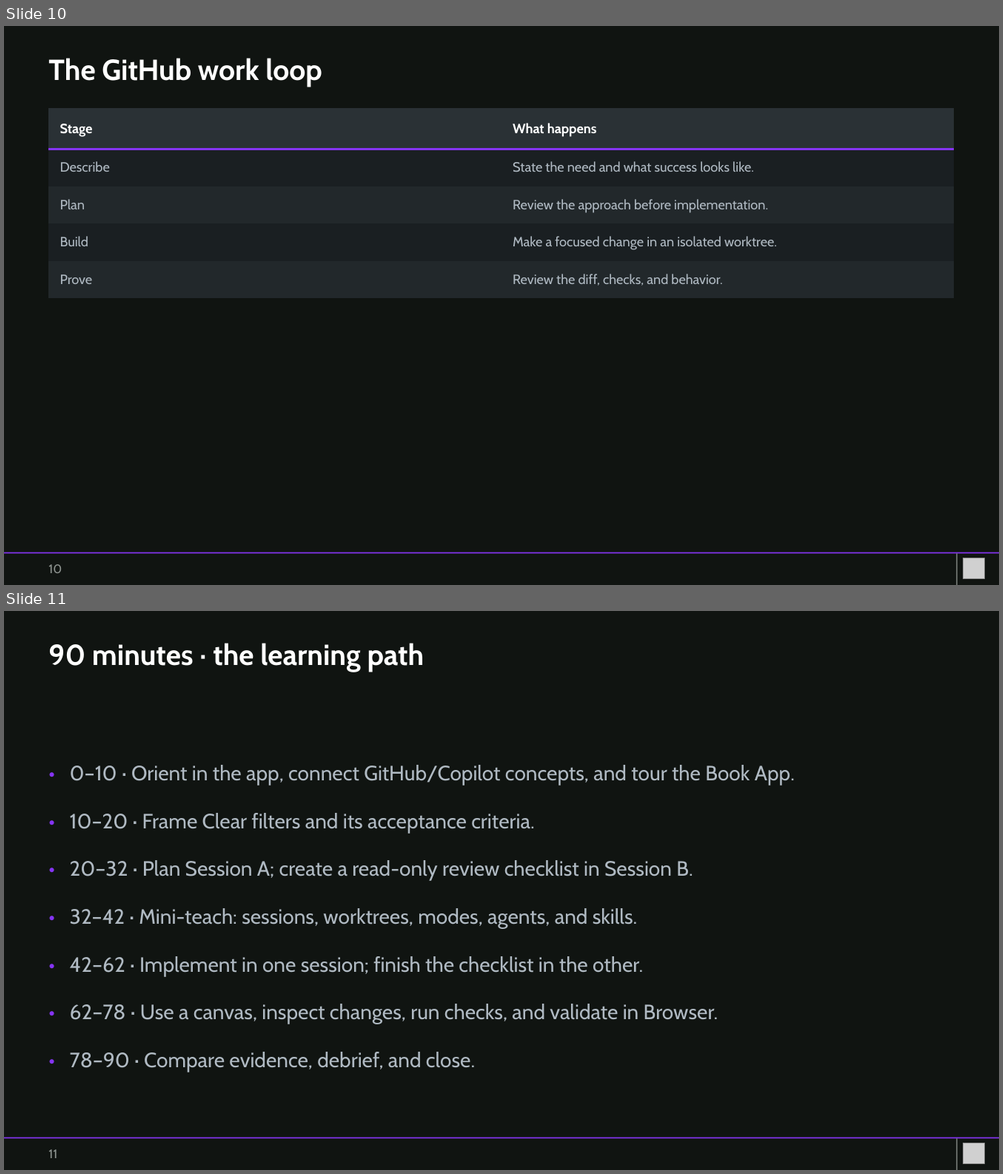
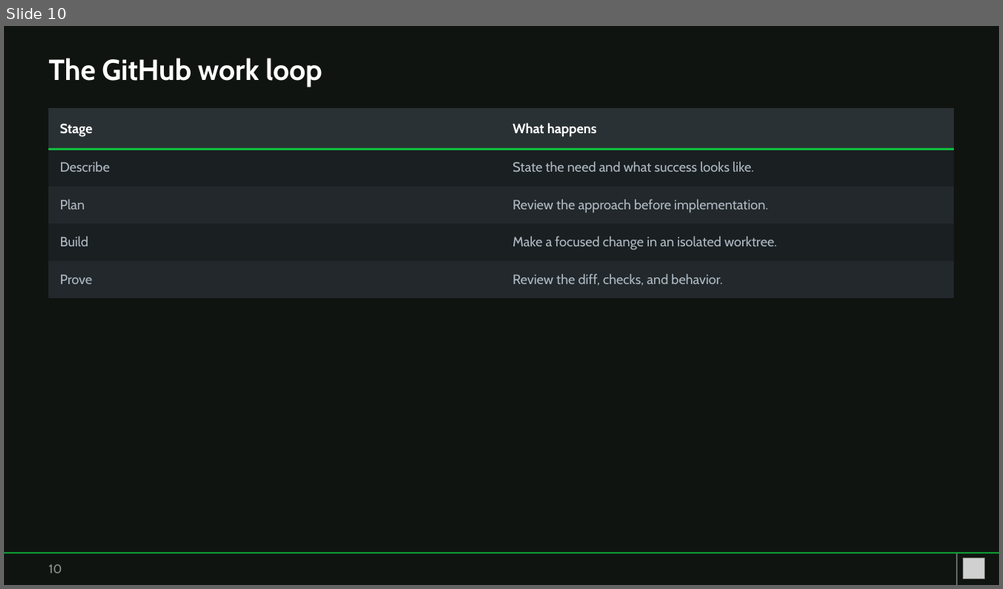
Before and after one commit to YXSSXR-9/copilot-app-for-beginners, a slide deck: workshop/copilot-app-book-app-workshop.pptx. Shown one above the other, each under a label of ours: slides 10 and 11 before the commit, slide 10 after it. The pictures are 1003x1174 and 1003x589 pixels, drawn with LibreOffice and Linux fonts; fonts in the diff are those of the drawing; grey boxes stand for pictures. Boxes give left, top, right and bottom in pixels: in the first picture for what was removed or moved away, otherwise in the second. Text is boxed around its words. In the diff, an @@ line names an element or a change of style, - is before the commit and + after.

```diff
--- a/workshop/copilot-app-book-app-workshop.pptx
+++ b/workshop/copilot-app-book-app-workshop.pptx
@@ slide 11 removed at (4, 611, 999, 1170), background #FFFFFF @@
@@ rectangle removed at (4, 611, 999, 1170) @@
@@ text removed at (48, 643, 424, 672) @@
-90 minutes · the learning path
@@ text removed at (48, 753, 62, 780) @@
-•
@@ text removed at (70, 765, 794, 786) @@
-0–10 · Orient in the app, connect GitHub/Copilot concepts, and tour the Book App.
@@ text removed at (48, 800, 62, 827) @@
-•
@@ text removed at (70, 813, 534, 833) @@
-10–20 · Frame Clear filters and its acceptance criteria.
@@ text removed at (48, 849, 62, 875) @@
-•
@@ text removed at (70, 860, 692, 881) @@
-20–32 · Plan Session A; create a read-only review checklist in Session B.
@@ text removed at (48, 896, 62, 923) @@
-•
@@ text removed at (70, 908, 637, 929) @@
-32–42 · Mini-teach: sessions, worktrees, modes, agents, and skills.
@@ text removed at (48, 945, 62, 971) @@
-•
@@ text removed at (70, 957, 643, 977) @@
-42–62 · Implement in one session; finish the checklist in the other.
@@ text removed at (48, 992, 62, 1019) @@
-•
@@ text removed at (70, 1004, 718, 1025) @@
-62–78 · Use a canvas, inspect changes, run checks, and validate in Browser.
@@ text removed at (48, 1040, 62, 1067) @@
-•
@@ text removed at (70, 1052, 475, 1072) @@
-78–90 · Compare evidence, debrief, and close.
@@ rectangle removed at (4, 1138, 999, 1139) @@
@@ rectangle removed at (956, 1139, 957, 1170) @@
@@ text removed at (48, 1150, 57, 1159) @@
-11
@@ picture removed at (963, 1144, 984, 1165) @@
@@ slide 10 changed as well @@
@@ table at (48, 108, 955, 289) @@
@@ borders changed @@
@@ rectangle at (4, 553, 999, 554): fill #8534F3 to #0EBE3D @@
```
Also in this commit, not shown: 19 other slides changed, 5 slides added, 1 other slide removed, 48 other files.
